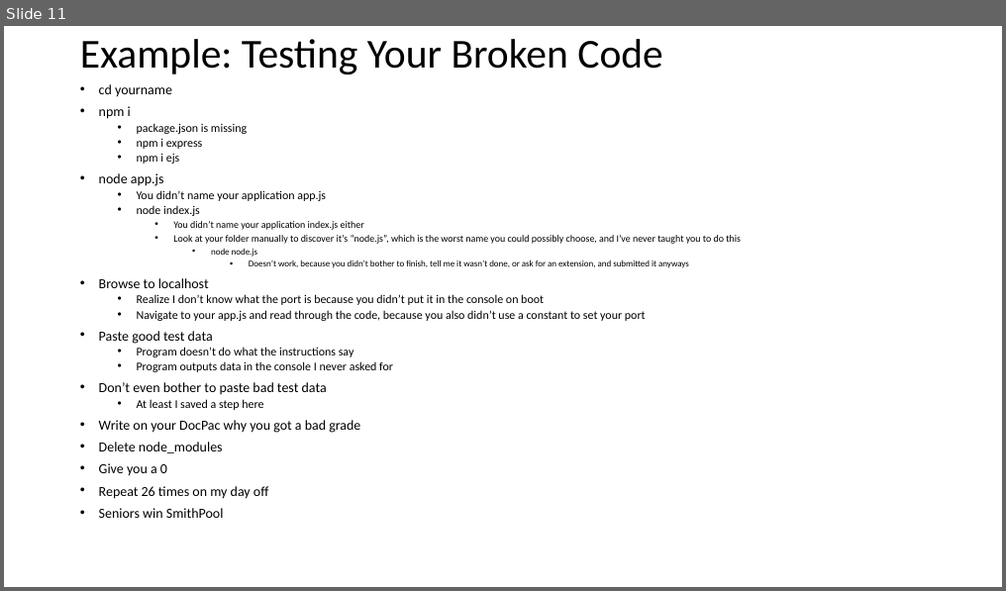
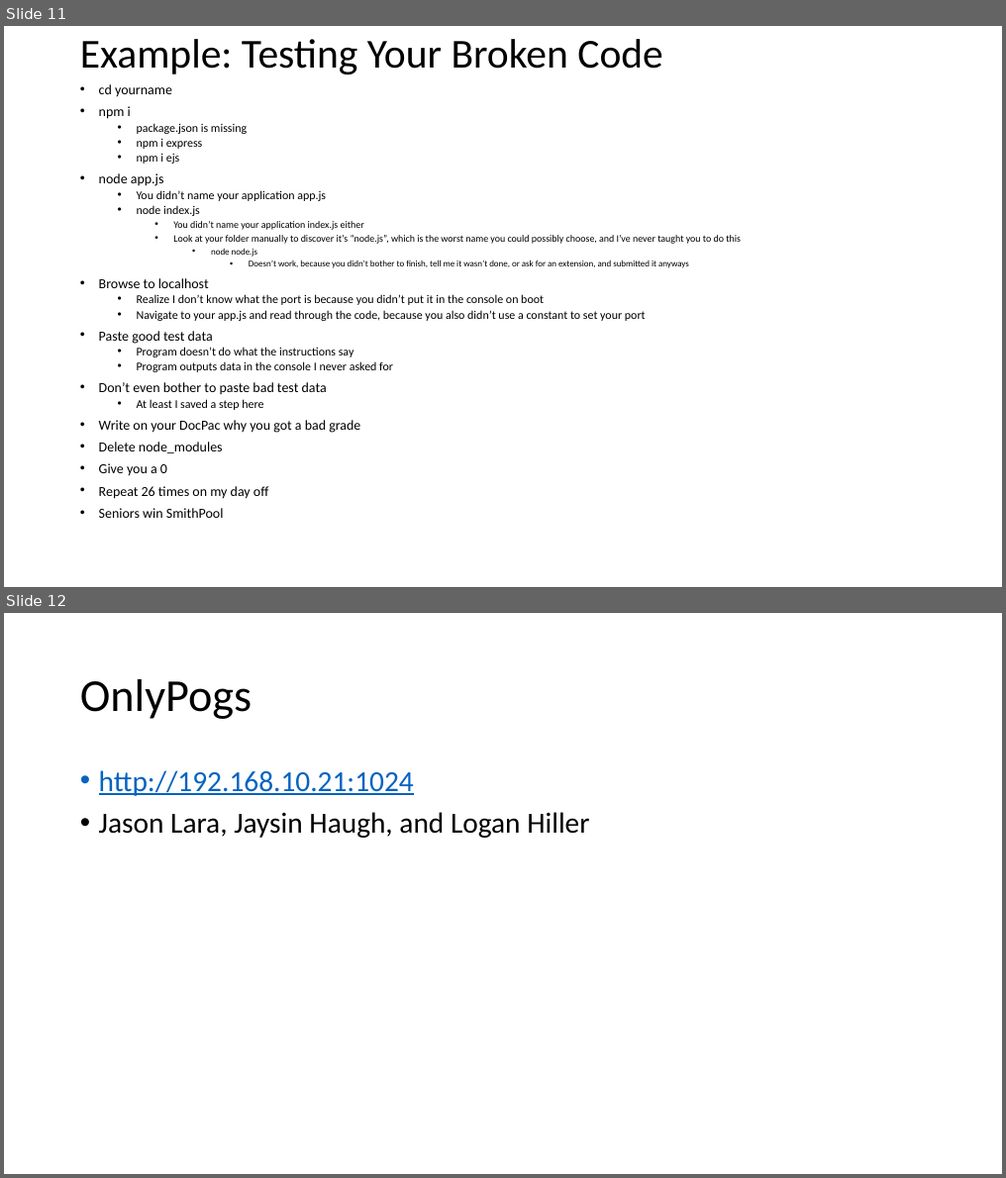
Before and after one commit to parke2023059/docpacs2223, a slide deck: docpac_24240223/Weekly Review.pptx. Shown one above the other, each under a label of ours: slide 11 before the commit, slides 11 and 12 after it. The pictures are 1006x591 and 1006x1178 pixels, drawn with LibreOffice and Linux fonts; fonts in the diff are those of the drawing. Boxes give left, top, right and bottom in pixels: in the first picture for what was removed or moved away, otherwise in the second. Text is boxed around its words. In the diff, an @@ line names an element or a change of style, - is before the commit and + after.

```diff
--- a/docpac_24240223/Weekly Review.pptx
+++ b/docpac_24240223/Weekly Review.pptx
@@ slide 12 added at [4, 613, 1002, 1174], background #FFFFFF @@
@@ title added at [80, 679, 252, 719], 44 pt, text #000000 @@
+OnlyPogs
@@ text added at [99, 770, 589, 838], 28 pt, text #000000 @@
+• http://192.168.10.21:1024
+• Jason Lara, Jaysin Haugh, and Logan Hiller
```
Also in this commit, not shown: 4 slides changed, 2 other slides added, 1 other file.
